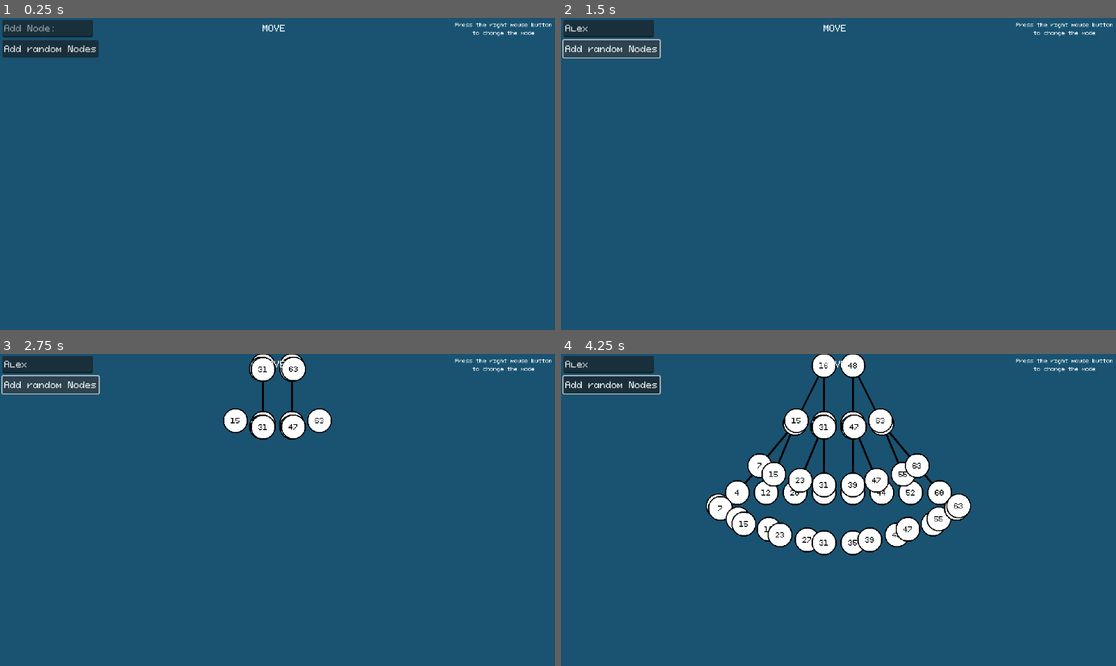
Above: before the commit, frames 1-4 (two rows, left to right).
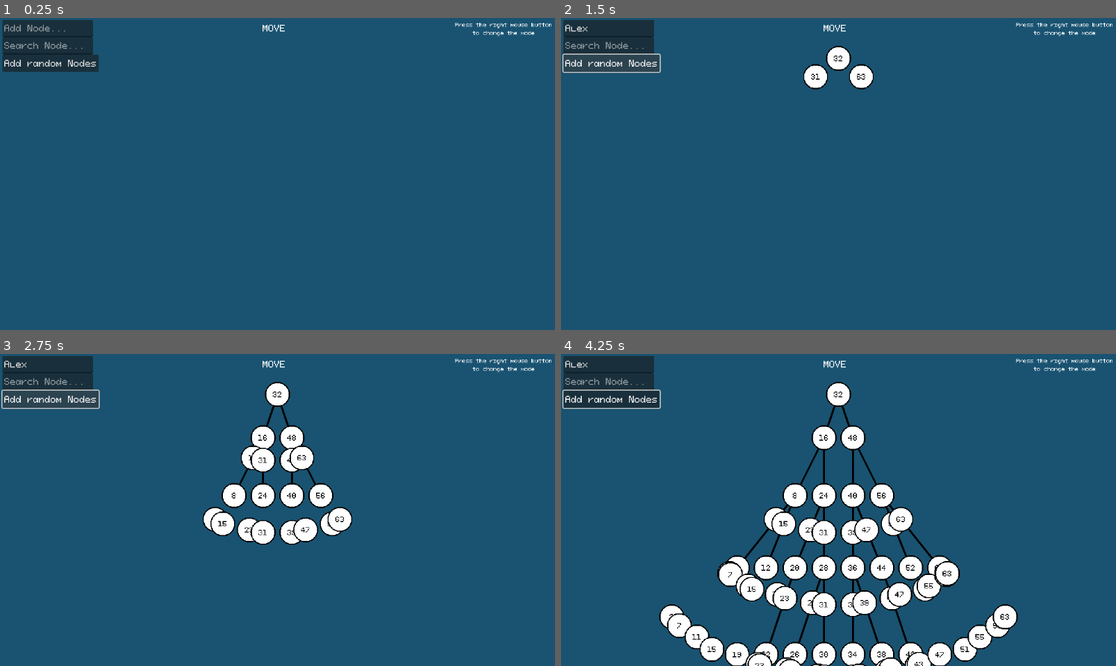
Above: after the commit, the same moments.

Repository: gabrieldudau/DSAVisualizer
Game: Godot game, scene res://scenes/main.tscn
The game is run twice, just before and just after one commit, with the same random seed, the same clock (stepped at 60 frames per second) and the same inputs.
Inputs (mouse positions are in pixels of both pictures, inside the frame that each line leads up to):
- Up to frame 1 (0.25 s): no input
- Up to frame 2 (1.5 s): click (610, 27) at 0.52 s; type "Alex" at 0.6 s; click "Add random Nodes" at 1.25 s
- Up to frame 3 (2.75 s): click "Add random Nodes" at 2 s
- Up to frame 4 (4.25 s): click "Add random Nodes" at 2.75 s; move the mouse to (960, 494) at 3.52 s; press the mouse at (960, 494) at 3.53 s

The runs differ from the first frame. In frame 1, 1.2% of the frame differs, in the area x 0-18%, y 2-18%; in frame 2, 2.3%; in frame 3, 7.8%; in frame 4, 21%, in the area x 0-83%, y 0-100%.

Commit message:
added searching

Diff:
--- a/global_signal/global_signal.gd
+++ b/global_signal/global_signal.gd
@@ -2,3 +2,4 @@
 
 # Takes a Tree Node as an argument
 signal newNode(instance)
+signal searchNode(key:int)
--- a/project.godot
+++ b/project.godot
@@ -18,10 +18,6 @@
 [autoload]
 
 GlobalSignal="*res://global_signal/global_signal.gd"
-
-[display]
-
-window/vsync/vsync_mode=0
 
 [dotnet]
 
--- a/scenes/main.tscn
+++ b/scenes/main.tscn
@@ -1,9 +1,10 @@
-[gd_scene load_steps=5 format=3 uid="uid://d2xh40qn3a1ii"]
+[gd_scene load_steps=6 format=3 uid="uid://d2xh40qn3a1ii"]
 
 [ext_resource type="Script" uid="uid://77p6d5dnv1pd" path="res://scripts/game_controler.gd" id="1_o5qli"]
 [ext_resource type="Script" uid="uid://b0t6b0yx088o8" path="res://scripts/tree_node_input.gd" id="3_sugp2"]
 [ext_resource type="FontFile" uid="uid://bwnejgghmtjhc" path="res://assets/fonts/pixeloid-font/PixeloidMono-d94EV.ttf" id="3_tbgi4"]
 [ext_resource type="Script" uid="uid://cny6u56owmp3m" path="res://scripts/bin_tree_handler.gd" id="4_jyhfs"]
+[ext_resource type="Script" uid="uid://dl3an2ounkmqq" path="res://scripts/search_node.gd" id="4_tbgi4"]
 
 [node name="GameControler" type="Node2D"]
 script = ExtResource("1_o5qli")
@@ -17,8 +18,18 @@
 offset_bottom = 40.0
 theme_override_fonts/font = ExtResource("3_tbgi4")
 theme_override_font_sizes/font_size = 18
-placeholder_text = "Add Node:"
+placeholder_text = "Add Node..."
 script = ExtResource("3_sugp2")
+
+[node name="TextEdit2" type="TextEdit" parent="Control"]
+offset_left = 5.0
+offset_top = 40.0
+offset_right = 193.0
+offset_bottom = 76.0
+theme_override_fonts/font = ExtResource("3_tbgi4")
+theme_override_font_sizes/font_size = 18
+placeholder_text = "Search Node..."
+script = ExtResource("4_tbgi4")
 
 [node name="Label" type="Label" parent="Control"]
 anchors_preset = -1
@@ -52,9 +63,9 @@
 
 [node name="Button" type="Button" parent="Control"]
 offset_left = 5.0
-offset_top = 46.0
-offset_right = 152.0
-offset_bottom = 82.0
+offset_top = 76.0
+offset_right = 205.0
+offset_bottom = 112.0
 theme_override_fonts/font = ExtResource("3_tbgi4")
 theme_override_font_sizes/font_size = 18
 text = "Add random Nodes"
@@ -65,6 +76,7 @@
 script = ExtResource("4_jyhfs")
 
 [connection signal="text_changed" from="Control/TextEdit" to="Control/TextEdit" method="_on_text_changed"]
+[connection signal="text_changed" from="Control/TextEdit2" to="Control/TextEdit2" method="_on_text_changed"]
 [connection signal="pressed" from="Control/Button" to="TreeNodes" method="_on_button_pressed"]
 [connection signal="tree_entered" from="TreeNodes" to="TreeNodes" method="_on_tree_entered"]
 [connection signal="tree_exiting" from="TreeNodes" to="TreeNodes" method="_on_tree_exiting"]
--- a/scenes/tree_node.tscn
+++ b/scenes/tree_node.tscn
@@ -1,21 +1,26 @@
-[gd_scene load_steps=4 format=3 uid="uid://de1b000tl1sex"]
+[gd_scene load_steps=5 format=3 uid="uid://de1b000tl1sex"]
 
 [ext_resource type="Texture2D" uid="uid://c2bcktfssxxt0" path="res://assets/Kreis_weiß.png" id="1_m7hul"]
 [ext_resource type="Script" uid="uid://c8etbgdvmoheq" path="res://scripts/tree_node.gd" id="1_spehj"]
 [ext_resource type="FontFile" uid="uid://bwnejgghmtjhc" path="res://assets/fonts/pixeloid-font/PixeloidMono-d94EV.ttf" id="2_spehj"]
+[ext_resource type="Texture2D" uid="uid://cgey5c2r6iyad" path="res://assets/Kreis_gelb.png" id="3_sw2wr"]
 
 [node name="TreeNode" type="Node2D"]
 script = ExtResource("1_spehj")
 
-[node name="Sprite2D" type="Sprite2D" parent="."]
+[node name="weiß" type="Sprite2D" parent="."]
 scale = Vector2(2, 2)
 texture = ExtResource("1_m7hul")
 
+[node name="gelb" type="Sprite2D" parent="."]
+scale = Vector2(2, 2)
+texture = ExtResource("3_sw2wr")
+
 [node name="Label" type="Label" parent="."]
-offset_left = -51.0
-offset_top = -29.0
-offset_right = 51.625
-offset_bottom = 30.25
+offset_left = -50.0
+offset_top = -30.0
+offset_right = 50.0
+offset_bottom = 30.0
 theme_override_colors/font_color = Color(0, 0, 0, 1)
 theme_override_fonts/font = ExtResource("2_spehj")
 theme_override_font_sizes/font_size = 36
--- a/scripts/bin_tree_handler.gd
+++ b/scripts/bin_tree_handler.gd
@@ -8,9 +8,11 @@
 
 func _on_tree_entered() -> void:
 	GlobalSignal.newNode.connect(add_node)
+	GlobalSignal.searchNode.connect(search_node)
 
 func _on_tree_exiting() -> void:
 	GlobalSignal.newNode.disconnect(add_node)
+	GlobalSignal.searchNode.disconnect(search_node)
 
 
 func add_node(tree_node:TreeNode) -> void:
@@ -18,7 +20,9 @@
 	var px:TreeNode = null
 
 	var left_subtree = null
-	var position_binary:Array = []
+	var position_binary:int
+	var dist = 1
+	var vertical_offset = -200
 
 	while x != null:
 		px = x
@@ -31,11 +35,12 @@
 				left_subtree = true
 				tree_node.positions_list.append(Vector2(-150, -200))
 			elif left_subtree == true:
-				tree_node.positions_list.append(convert_bin_to_pos(position_binary, true))
-				position_binary.append(1)
+				tree_node.positions_list.append(convert_bin_to_pos(position_binary, true, vertical_offset))
+				position_binary = position_binary << 1
+				position_binary += 1
 			else:
-				tree_node.positions_list.append(convert_bin_to_pos(position_binary, false))
-				position_binary.append(0)
+				tree_node.positions_list.append(convert_bin_to_pos(position_binary, false, vertical_offset))
+				position_binary = position_binary << 1
 		else:
 			# actual logic
 			x=x.right
@@ -45,11 +50,15 @@
 				left_subtree = false
 				tree_node.positions_list.append(Vector2(150, -200))
 			elif left_subtree == true:
-				tree_node.positions_list.append(convert_bin_to_pos(position_binary, true))
-				position_binary.append(0)
+				tree_node.positions_list.append(convert_bin_to_pos(position_binary, true, vertical_offset))
+				position_binary = position_binary << 1
 			else:
-				tree_node.positions_list.append(convert_bin_to_pos(position_binary, false))
-				position_binary.append(1)
+				tree_node.positions_list.append(convert_bin_to_pos(position_binary, false, vertical_offset))
+				position_binary = position_binary << 1
+				position_binary += 1
+		dist += 0.5
+		vertical_offset += vertical_distance_between_nodes * dist
+		print("vertical_offset: ", vertical_offset)
 
 	tree_node.parent = px
 	if px == null:
@@ -68,23 +77,28 @@
 	# place that the node will receive in that layer. For example the binary number 0 would mean that
 	# the node is horizontaly, on the 1. place, either right or left.
 
-	tree_node.positions_list.append(convert_bin_to_pos(position_binary, left_subtree))
+	tree_node.positions_list.append(convert_bin_to_pos(position_binary, left_subtree, vertical_offset))
 	add_child(tree_node)
-	tree_node.move_to_right_position(400)
+	tree_node.move_to_right_position(500)
 
 
-func convert_bin_to_pos(num:Array, left:bool) -> Vector2:
-	var vertical_offset = 200 - vertical_distance_between_nodes
-	var horizontal_sum = 0
-	var dist = 2;
-	for i in range (0,num.size()):
-		horizontal_sum += int(num[i]) * pow(2,num.size() - 1 - i)
-		vertical_offset += self.vertical_distance_between_nodes * dist
-		dist += 0.4
-	return Vector2(((-1) if left else 1) * (self.horizonal_distance_between_nodes/2 + horizontal_sum * self.horizonal_distance_between_nodes), vertical_offset)
+func convert_bin_to_pos(horizontal_place:int, left:bool, vertical_offset:float) -> Vector2:
+	return Vector2(((-1) if left else 1) * (self.horizonal_distance_between_nodes/2 + horizontal_place * self.horizonal_distance_between_nodes), vertical_offset)
 
 
+func search_node(key:int) -> void:
+	print("received")
+	var x = root
+	while (x != null) and (x.key != key):
+		x.light_up_for_search()
+		if(x.key > key):
+			x=x.left
+		else:
+			x=x.right;
+	if x != null:
+		x.light_up_for_search()
 
+# add random nodes, to have a quick visualisation of how a bin_tree works
 func _on_button_pressed() -> void:
 	var keys:Array = [32, 16, 48, 8, 24, 40, 56, 4, 12, 20, 28, 36, 44, 52, 60, 2, 6, 10, 14, 18, 22, 26, 30, 34, 38, 42, 46, 50, 54, 58, 62, 1, 3, 5, 7, 9, 11, 13, 15, 17, 19, 21, 23, 25, 27, 29, 31, 33, 35, 37, 39, 41, 43, 45, 47, 49, 51, 53, 55, 57, 59, 61, 63]
 
--- a/scripts/game_controler.gd
+++ b/scripts/game_controler.gd
@@ -10,11 +10,10 @@
 
 func _ready() -> void:
 	camera.zoom = Vector2(.4,.4)
-	camera.position = Vector2(0,800)
+	camera.position = Vector2(0,400)
 
 
 func _input(event: InputEvent) -> void:
-	print(camera.zoom," - ",camera.position)
 	if event is InputEventMouseButton:
 		if event.is_action_pressed("rightMB"):
 			current_mode = modes.ZOOM_MODE if current_mode == modes.MOVE_CAMERA_MODE else modes.MOVE_CAMERA_MODE
--- /dev/null
+++ b/scripts/search_node.gd
@@ -0,0 +1,14 @@
+extends TextEdit
+
+const TREE_NODE = preload("res://scenes/tree_node.tscn")
+
+func _on_text_changed() -> void:
+	if(text.contains( "\n")):
+		var input = text.substr(0,text.length() - 1)
+		if(!input.is_valid_int()):
+			text = ""
+			print("wrong input")
+			return
+		var key = int(input)
+		text = ""
+		GlobalSignal.searchNode.emit(key)
--- a/scripts/tree_node.gd
+++ b/scripts/tree_node.gd
@@ -2,6 +2,8 @@
 extends Node2D
 
 @onready var label: Label = $Label
+@onready var weiß: Sprite2D = $weiß
+@onready var gelb: Sprite2D = $gelb
 
 var left:TreeNode
 var right:TreeNode
@@ -9,9 +11,14 @@
 var key: int
 var connection_line:Line2D
 var positions_list:Array
+var time:Timer = Timer.new()
+
 
 func _on_ready() -> void:
 	label.text = str(key)
+	gelb.hide()
+	weiß.show()
+	add_child(time)
 
 func connect_line():
 	if(parent == null):
@@ -43,3 +50,15 @@
 			await get_tree().process_frame
 		position = position_to_reach
 	connect_line()
+
+func light_up_for_search():
+	weiß.hide()
+	gelb.show()
+	if connection_line != null:
+		connection_line.default_color = Color.ORANGE_RED
+	time.start(3)
+	await time.timeout
+	weiß.show()
+	gelb.hide()
+	if connection_line != null:
+		connection_line.default_color = Color.BLACK
Binary file added: assets/Kreis_gelb.png
Not shown, added: assets/Kreis_gelb.png.import
Not shown, added: scripts/search_node.gd.uid
